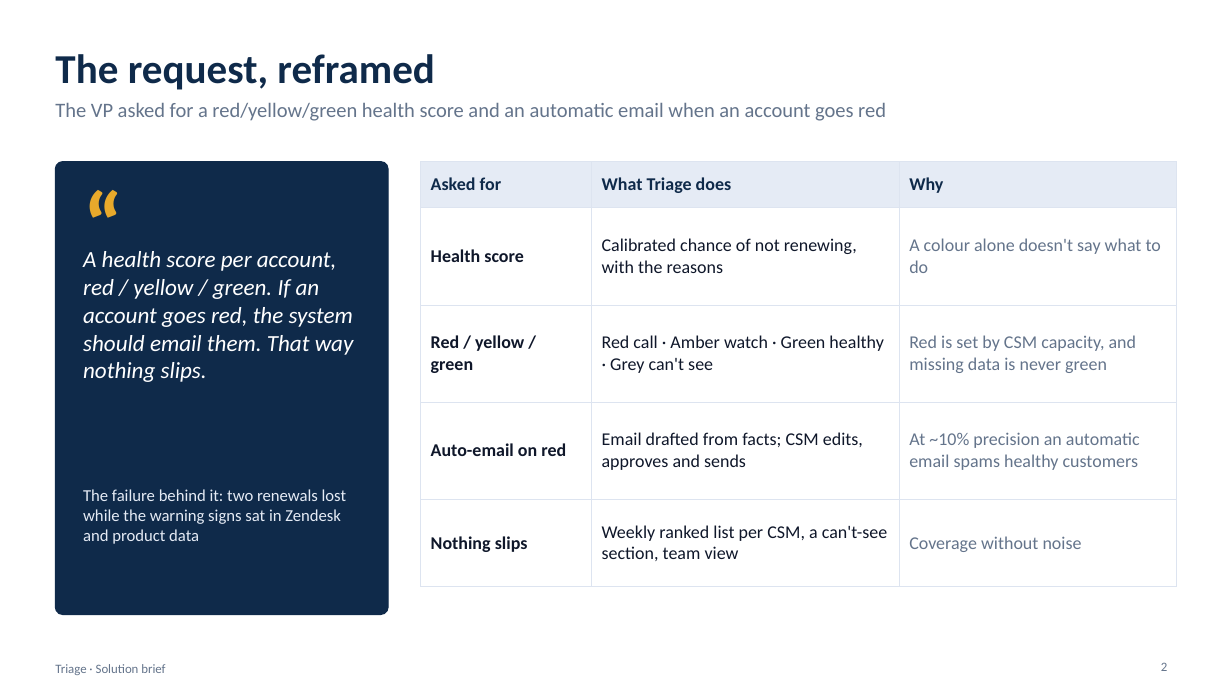
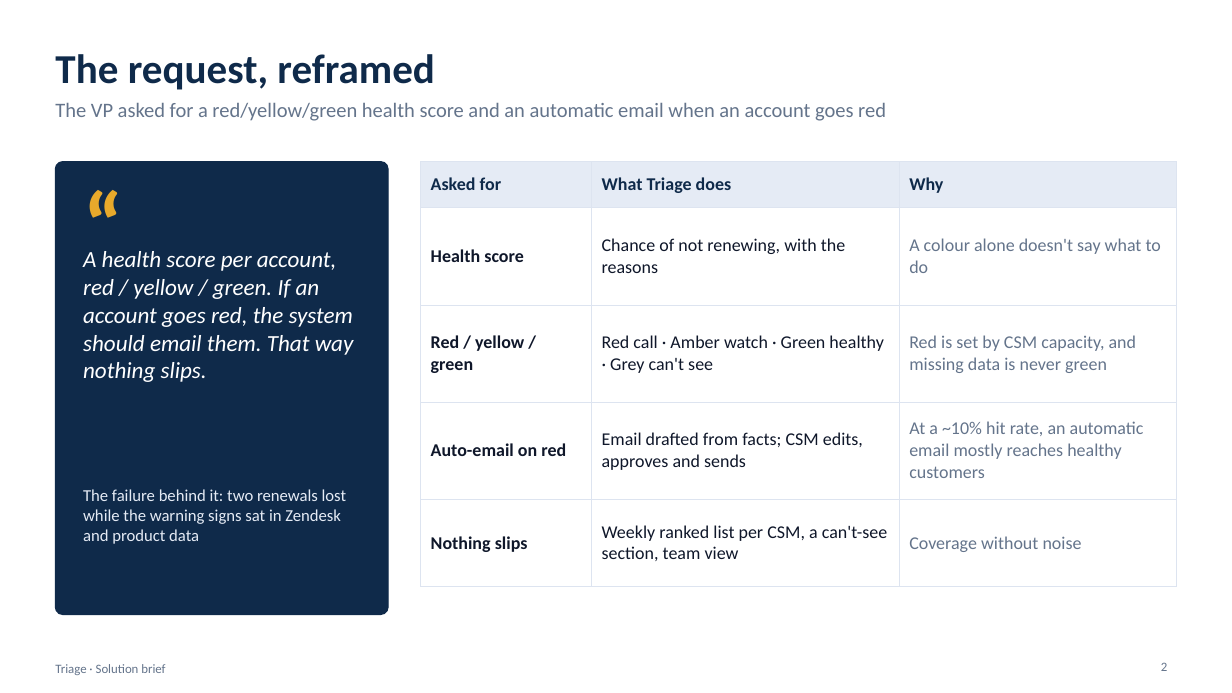
Before and after one commit to kuldeep24680/csm-triage, a slide deck: slide 2 of project_context/Triage_Solution_Brief.pptx. Drawn at 1232x693 pixels with LibreOffice and Linux fonts; fonts in the diff are those of the drawing. Boxes give left, top, right and bottom in pixels: in the first picture for what was removed or moved away, otherwise in the second. Text is boxed around its words. In the diff, an @@ line names an element or a change of style, - is before the commit and + after.

```diff
--- a/project_context/Triage_Solution_Brief.pptx
+++ b/project_context/Triage_Solution_Brief.pptx
@@ table at box(421, 162, 1177, 565) @@
-row 2, column 2: Calibrated chance of not renewing, with the reasons
+row 2, column 2: Chance of not renewing, with the reasons
-row 4, column 3: At ~10% precision an automatic email spams healthy customers
+row 4, column 3: At a ~10% hit rate, an automatic email mostly reaches healthy customers
```
Also in this commit, not shown: 14 other slides changed, 1 slide added.
